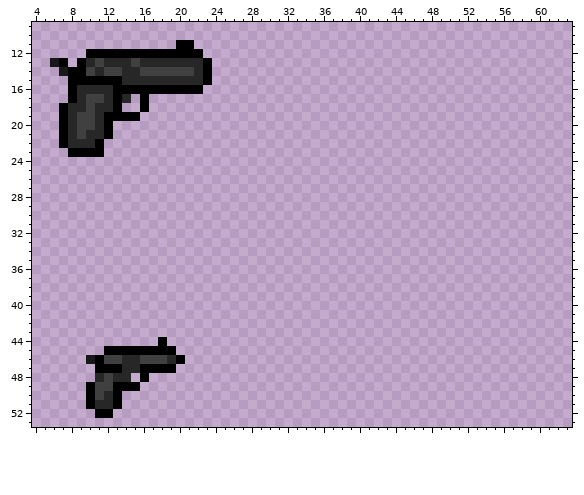
Two versions of one pixel-art file, Survival/Assets/Sprites/Weapons/Weapons_1.aseprite. The picture above was drawn from the file before the commit.
96x96 pixels, 1 frame. Colours within 5 levels of each other are drawn and written as one. Shown: x 4..63, y 9..53.
After the commit:
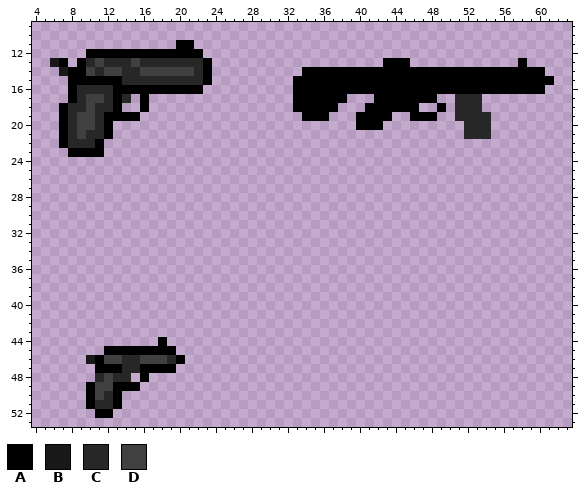
Palette (. is transparent): A #000000  B #191818  C #272727  D #404040
The edit:
Changed rows in their new state; - is an unchanged pixel.
first column x 33:
13 ----------AAA------------A---
14 -AAAAAAAAAAAAAAAAAAAAAAAAAAA-
15 AAAAAAAAAAAAAAAAAAAAAAAAAAAAA
16 AAAAAAAAAAAAAAAAAAAAAAAAAAAA-
17 AAAAAA---AAAAAAA--CCC--------
18 AAAAA---AAAAAA--A-CCC--------
19 -AAA---AAAA--AAA--CCCC-------
20 -------AAA---------CCC-------
21 -------------------CCC-------
Pixel boxes of the changes (left, top, right, bottom) in both pictures:
added: (293, 58, 554, 139)
